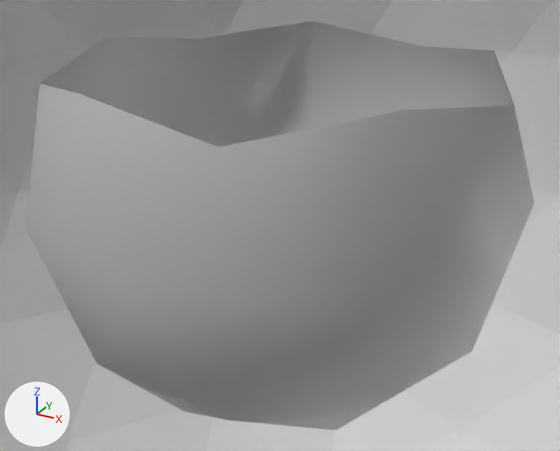
An edit to the Blender file data/sphere.blend, drawn before and after from the same camera.
The view is the same before and after, from a 50 mm lens placed at (0.5179, 0.4676, 0.5158), pointed at (0.4999, 0.5003, 0.4995). Lighting does not change. The marker at lower left points along +X, +Y and +Z. Everything nearer to the camera than a plane just in front of the edit is cut away.

The older version as bpy lines, for what is in view:
```python
me_icosphere = bpy.data.meshes.new('Icosphere')
me_icosphere.from_pydata(...)  # an icosphere of 320 faces spanning x -0.05..0.05, y -0.05..0.05, z -0.05..0.05
me_thing_thing_icosphere = bpy.data.meshes.new('thing_thing_Icosphere')
me_thing_thing_icosphere.from_pydata(...)  # 36 vertices, 60 faces; spans x -0.0476..0.0476, y -0.0427..0.0336, z -0.05..0.05
me_thing_thing_icosphere.polygons.foreach_set('use_smooth', [True] * 60)
ob_thing = bpy.data.objects.new('thing', me_icosphere)
ob_thing.location = (0.5, 0.5, 0.5)
ob_thing2 = bpy.data.objects.new('thing2', me_thing_thing_icosphere)
ob_thing2.location = (0.5, 0.5, 0.5)
ob_thing2.rotation_euler = (1.571, 0.0, 0.0)  # degrees (90, 0, 0)
ob_thing2.scale = (0.25, 0.25, 0.25)
```
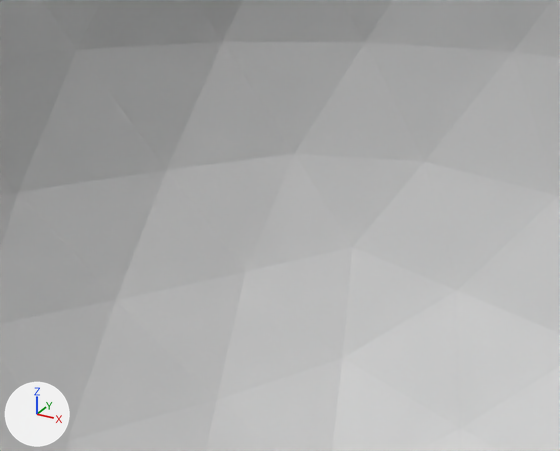
The newer file is also rescaled (x10.0), turned or shifted as a whole; pictures and numbers use the older file's frame.

Pixel boxes [x1, y1, x2, y2] of what changed, in the pictures (560 x 451 px):
```json
{"object": "thing2", "change": "deleted", "before": [25, 21, 534, 430]}
{"object": "thing", "change": "unchanged, uncovered by the edit", "before": [0, 0, 560, 451], "after": [0, 0, 560, 451]}
```

Edits to the scene script, one JSON object a line:
```json
{"op": "remove", "block": "ob_thing2", "code": ["ob_thing2 = bpy.data.objects.new('thing2', me_thing_thing_icosphere)", "ob_thing2.location = (0.5, 0.5, 0.5)", "ob_thing2.rotation_euler = (1.571, 0.0, 0.0)  # degrees (90, 0, 0)", "ob_thing2.scale = (0.25, 0.25, 0.25)"]}
```
